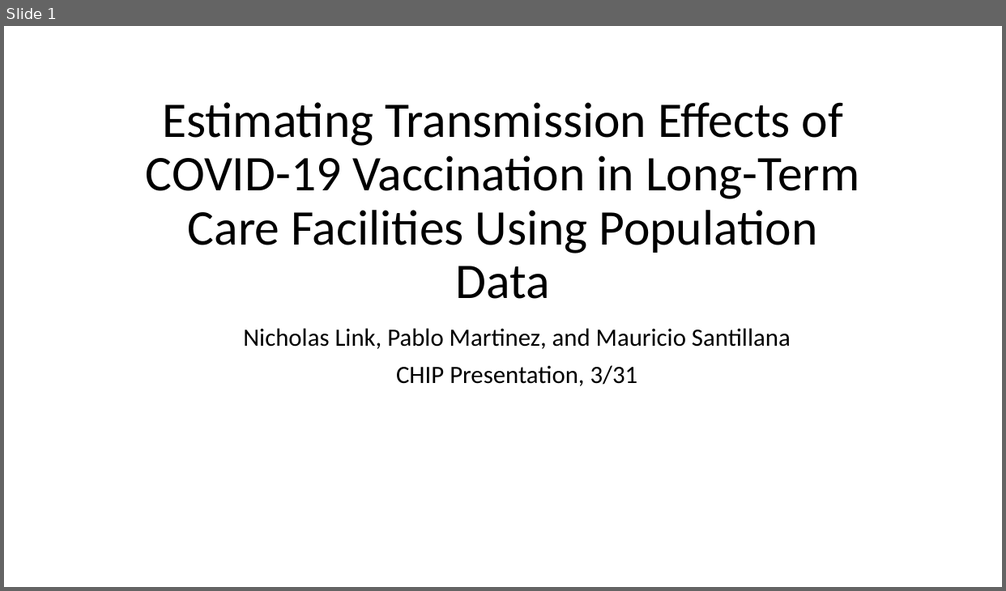
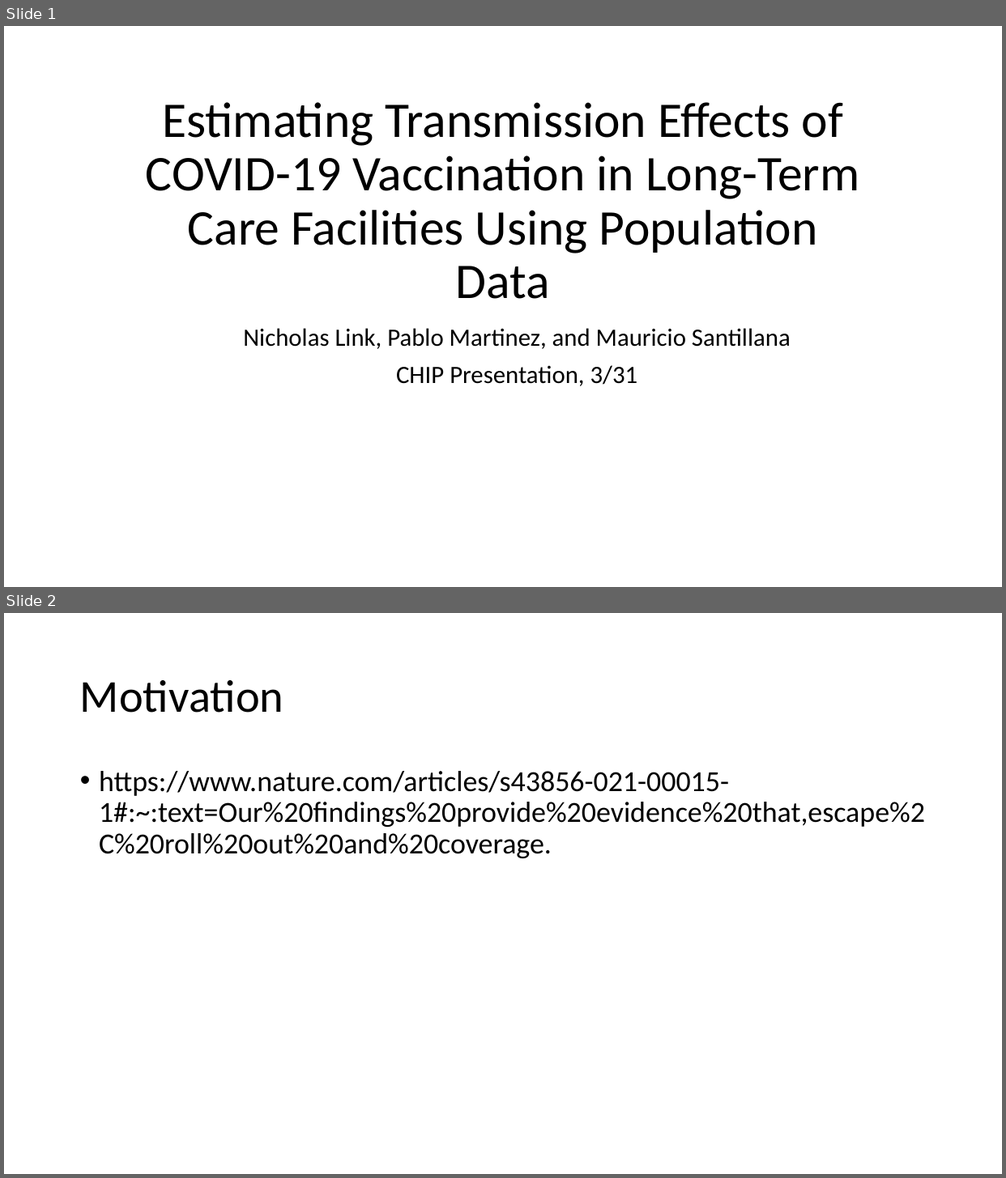
Before and after one commit to nickblink/LTCF_vaccine_analysis, a slide deck: docs/CHIP Presentation 3.31.pptx. Shown one above the other, each under a label of ours: slide 1 before the commit, slides 1 and 2 after it. The pictures are 1006x591 and 1006x1178 pixels, drawn with LibreOffice and Linux fonts; fonts in the diff are those of the drawing. Boxes give left, top, right and bottom in pixels: in the first picture for what was removed or moved away, otherwise in the second. Text is boxed around its words. In the diff, an @@ line names an element or a change of style, - is before the commit and + after.

```diff
--- a/docs/CHIP Presentation 3.31.pptx
+++ b/docs/CHIP Presentation 3.31.pptx
@@ slide 2 added at box(4, 613, 1002, 1174), background #FFFFFF @@
@@ title added at box(80, 680, 284, 713), 44 pt, text #000000 @@
+Motivation
@@ text added at box(99, 771, 925, 858), 28 pt, text #000000 @@
+• https://www.nature.com/articles/s43856-021-00015-1#:~:text=Our%20findings%20provide%20evidence%20that,escape%2C%20roll%20out%20and%20coverage.
```
Also in this commit, not shown: 1 slide removed.
